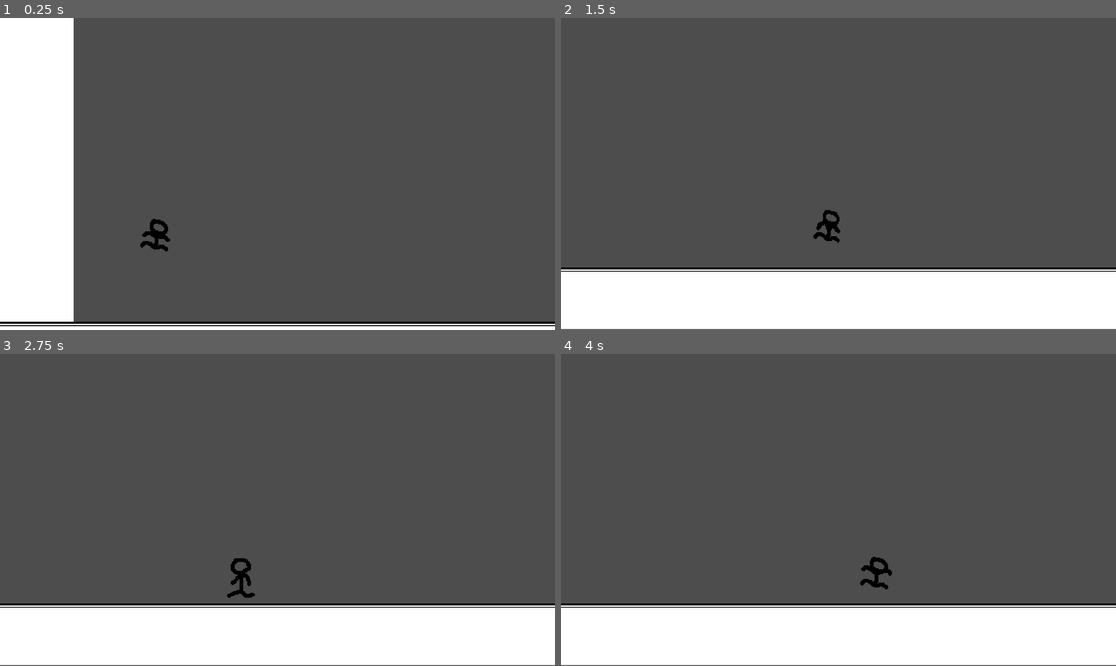
Above: before the commit, frames 1-4 (two rows, left to right).
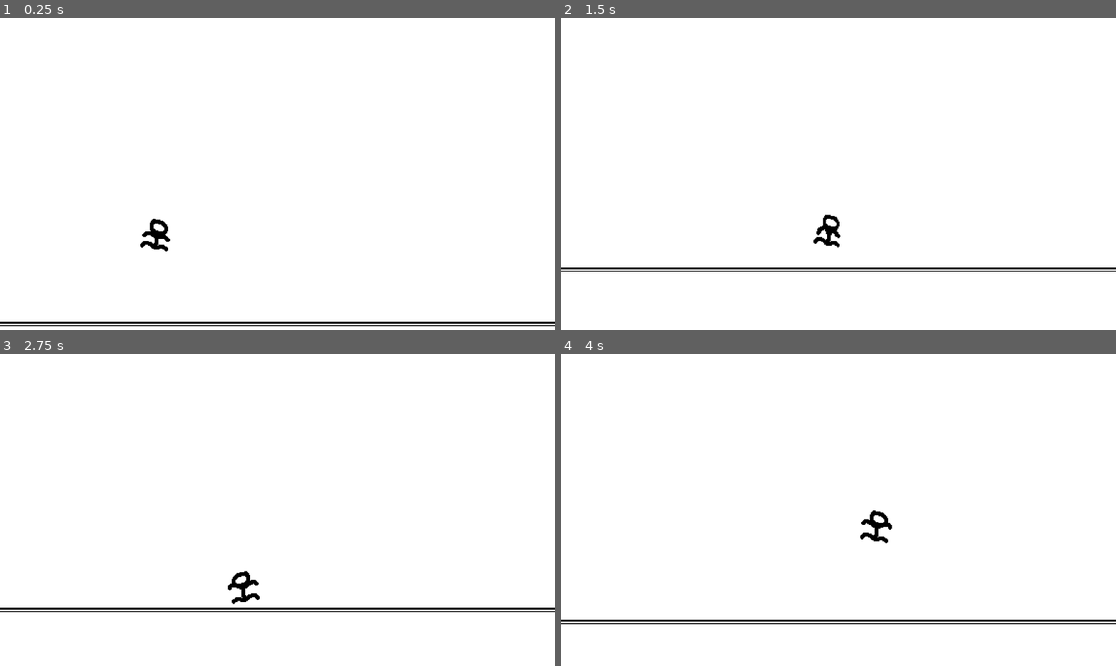
Above: after the commit, the same moments.

Repository: polywog-studios/stick-guy-the-game
Game: Godot game, scene res://scenes/Gameplay.tscn
The game is run twice, just before and just after one commit, with the same random seed, the same clock (stepped at 60 frames per second) and the same inputs. Before the commit the project has no main scene; this scene is started directly in both runs.
Inputs:
- Up to frame 1 (0.25 s): no input
- Up to frame 2 (1.5 s): tap Enter (ui_accept) at 0.5, 1.35 s; hold Enter (ui_accept) 0.53-1.28 s; hold Right (ui_right) from 0.53 s (still down); tap Down (duck, bound only after the commit) at 0.6 s
- Up to frame 3 (2.75 s): tap Enter (ui_accept) at 1.52, 1.82 s; tap Down (duck, bound only after the commit) at 1.55, 2.1 s; release Right (ui_right) at 2.03 s; hold Left (ui_left) from 2.03 s (still down); hold Enter (ui_accept) from 2.03 s (still down)
- Up to frame 4 (4 s): release Left (ui_left) at 2.78 s; release Enter (ui_accept) at 2.78 s; hold Right (ui_right) from 2.78 s (still down); tap Shift at 2.85 s; tap Enter (ui_accept) at 3.02, 3.32 s; tap Down (duck, bound only after the commit) at 3.05, 3.6 s; hold Enter (ui_accept) from 3.53 s (still down)

The runs differ from the first frame. In frame 1, 84% of the frame differs, in the area x 13-100%, y 0-98%; in frame 2, 80%; in frame 3, 83%; in frame 4, 83%.

Commit message:
more of guy: the game
mjhmhmhmhgm

Diff:
--- a/characters/base_character.gd
+++ b/characters/base_character.gd
@@ -8,10 +8,14 @@
 @export var JUMP_VELOCITY = -500.0
 
 @onready var sprite = $sprite
+@onready var hitbox = $hitbox
 
 # Get the gravity from the project settings to be synced with RigidBody nodes.
 var gravity = ProjectSettings.get_setting("physics/2d/default_gravity")
 var on_floor:bool = false
+var ducking:bool = false
+
+var jump_hold:float = 0
 
 func _ready():
 	sprite.play("jump" if !is_on_floor() else "idle")
@@ -28,26 +32,45 @@
 		sprite.play("idle")
 		on_floor = is_on_floor()
 
+	# Handle Duck (quack).
+	if !ducking and Input.is_action_just_pressed("duck") and is_on_floor():
+		ducking = true
+		sprite.play("duck")
+		hitbox.shape.size.y = 39
+		hitbox.position.y = 15 + (hitbox.shape.size.y * 0.5)
+
+	if ducking and Input.is_action_just_released("duck") and is_on_floor():
+		ducking = false
+		sprite.play("idle")
+		hitbox.shape.size.y = 78
+		hitbox.position.y = 15
+
 	# Handle Jump.
 	if Input.is_action_just_pressed("ui_accept") and is_on_floor():
-		velocity.y = JUMP_VELOCITY
-		sprite.play("jump")
+		jump_hold = 2.5
+
+	if Input.is_action_pressed("ui_accept"):
+		velocity.y += JUMP_VELOCITY * (clampf(jump_hold, 0, 1) * 0.275)
+		if sprite.animation != "jump" and !is_on_floor():
+			sprite.play("jump")
 		on_floor = false
+		jump_hold = lerpf(jump_hold, 0, 0.33)
 
 	# Get the input direction and handle the movement/deceleration.
 	# As good practice, you should replace UI actions with custom gameplay actions.
 	var direction:int = Input.get_axis("ui_left", "ui_right")
 	var boosting:bool = Input.is_key_pressed(KEY_SHIFT)
 	velocity.x += direction * (BOOST_SPEED if boosting else SPEED)
-	sprite.speed_scale = (1.5 if boosting else 1.0)
+	sprite.speed_scale = (2 if boosting else 1.0)
 
 	if direction != 0:
 		sprite.flip_h = true if direction < 0 else false
 
 	if on_floor:
 		if absf(velocity.x) > 50:
+			ducking = false
 			sprite.play("walk")
-		else:
+		elif not ducking:
 			sprite.play("idle")
 
 	velocity.x *= 0.85
--- a/characters/main.tscn
+++ b/characters/main.tscn
@@ -14,8 +14,7 @@
 scale = Vector2(2, 2)
 sprite_frames = ExtResource("1_qidy7")
 animation = &"idle"
-frame_progress = 0.353454
 
-[node name="collision" type="CollisionShape2D" parent="."]
+[node name="hitbox" type="CollisionShape2D" parent="."]
 position = Vector2(0, 15)
 shape = SubResource("RectangleShape2D_nn311")
--- a/images/stick guy.tres
+++ b/images/stick guy.tres
@@ -13,6 +13,18 @@
 [sub_resource type="AtlasTexture" id="AtlasTexture_7c53v"]
 atlas = ExtResource("1_1cv62")
 region = Rect2(124, 186, 62, 62)
+
+[sub_resource type="AtlasTexture" id="AtlasTexture_3bs1n"]
+atlas = ExtResource("1_1cv62")
+region = Rect2(124, 0, 62, 62)
+
+[sub_resource type="AtlasTexture" id="AtlasTexture_3v6i2"]
+atlas = ExtResource("1_1cv62")
+region = Rect2(186, 0, 62, 62)
+
+[sub_resource type="AtlasTexture" id="AtlasTexture_apt8j"]
+atlas = ExtResource("1_1cv62")
+region = Rect2(248, 0, 62, 62)
 
 [sub_resource type="AtlasTexture" id="AtlasTexture_tmvra"]
 atlas = ExtResource("1_1cv62")
@@ -96,6 +108,20 @@
 }, {
 "frames": [{
 "duration": 1.0,
+"texture": SubResource("AtlasTexture_3bs1n")
+}, {
+"duration": 1.0,
+"texture": SubResource("AtlasTexture_3v6i2")
+}, {
+"duration": 1.0,
+"texture": SubResource("AtlasTexture_apt8j")
+}],
+"loop": false,
+"name": &"duck",
+"speed": 12.0
+}, {
+"frames": [{
+"duration": 1.0,
 "texture": SubResource("AtlasTexture_tmvra")
 }, {
 "duration": 1.0,
--- a/project.godot
+++ b/project.godot
@@ -11,8 +11,17 @@
 [application]
 
 config/name="guy - the game"
+run/main_scene="res://scenes/Gameplay.tscn"
 config/features=PackedStringArray("4.0", "GL Compatibility")
 config/icon="res://icon.svg"
+
+[input]
+
+duck={
+"deadzone": 0.5,
+"events": [Object(InputEventKey,"resource_local_to_scene":false,"resource_name":"","device":-1,"window_id":0,"alt_pressed":false,"shift_pressed":false,"ctrl_pressed":false,"meta_pressed":false,"pressed":false,"keycode":0,"physical_keycode":4194322,"key_label":0,"unicode":0,"echo":false,"script":null)
+]
+}
 
 [rendering]
 
--- a/scenes/Gameplay.gd
+++ b/scenes/Gameplay.gd
@@ -7,6 +7,7 @@
 var level:Node2D
 
 func _ready():
+	RenderingServer.set_default_clear_color(Color.WHITE)
 	level = load("res://scenes/levels/Level1.tscn").instantiate()
 	level_container.add_child(level)
 
Not shown: 1 places in images/stick guy.tres that only renumber resources
